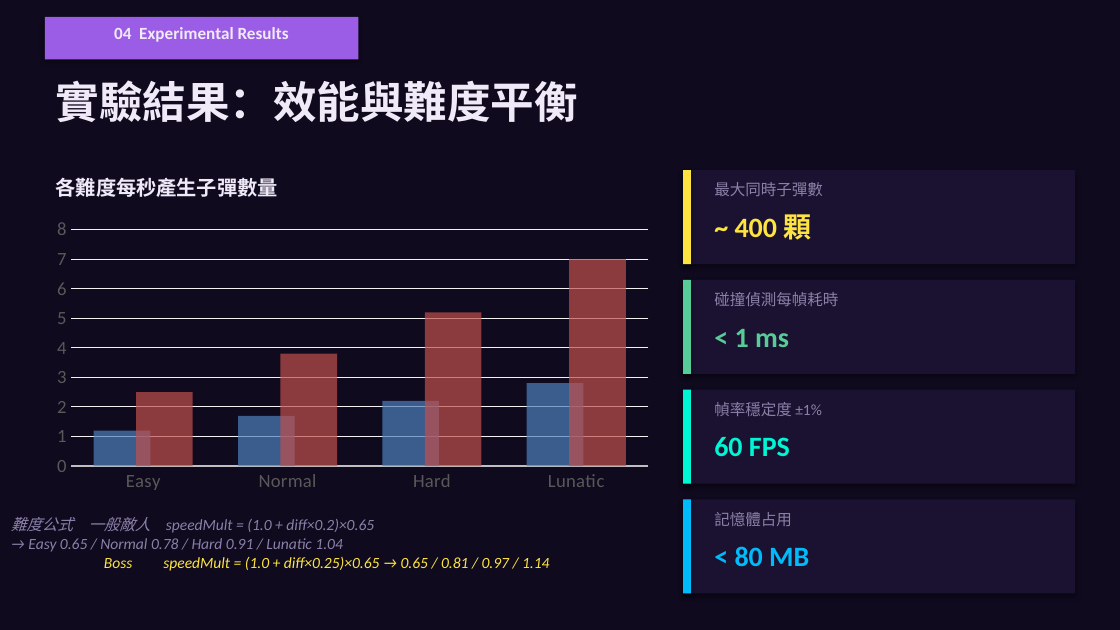
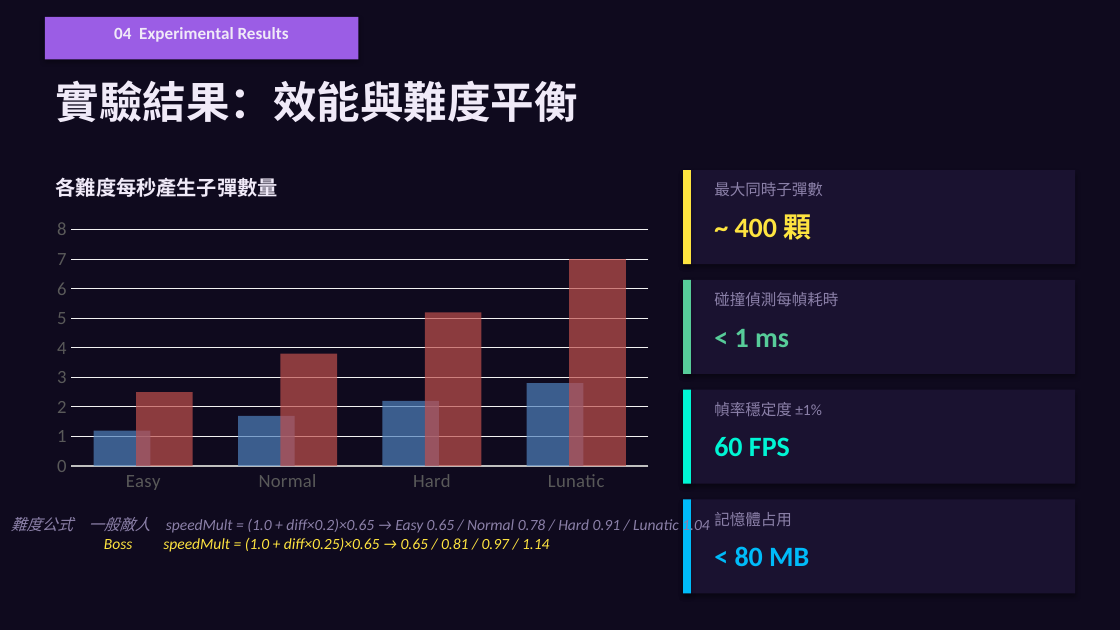
Before and after one commit to Shirodot/BulletStorm, a slide deck: slide 12 of ppt/02_演算法設計_含遊戲例圖.pptx (slide 9 before the commit). Drawn at 1120x630 pixels with LibreOffice and Linux fonts; fonts in the diff are those of the drawing. Boxes give left, top, right and bottom in pixels: in the first picture for what was removed or moved away, otherwise in the second. Text is boxed around its words. In the diff, an @@ line names an element or a change of style, - is before the commit and + after.

```diff
--- a/ppt/02_演算法設計_含遊戲例圖.pptx
+++ b/ppt/02_演算法設計_含遊戲例圖.pptx
@@ text at (11,517,710,535): text changed @@
-難度公式 一般敵人 speedMult = (1.0 + diff×0.2)×0.65
-→ Easy 0.65 / Normal 0.78 / Hard 0.91 / Lunatic 1.04
+難度公式 一般敵人 speedMult = (1.0 + diff×0.2)×0.65 → Easy 0.65 / Normal 0.78 / Hard 0.91 / Lunatic 1.04
```
Also in this commit, not shown: 3 slides added, 2 other files.
